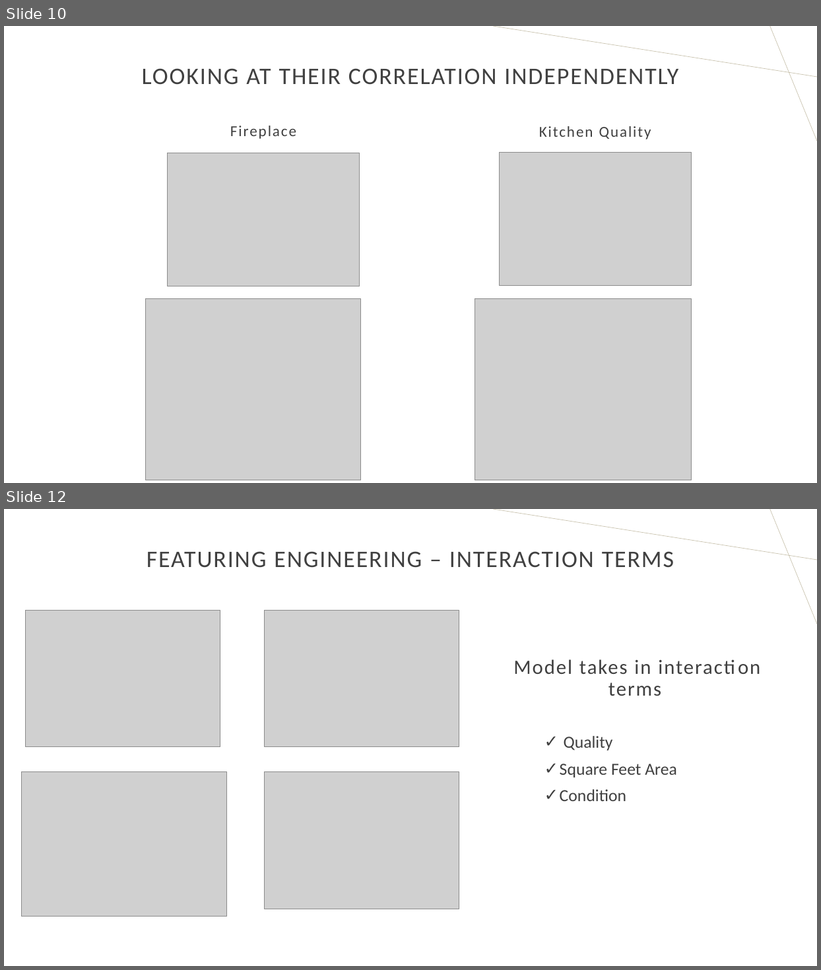
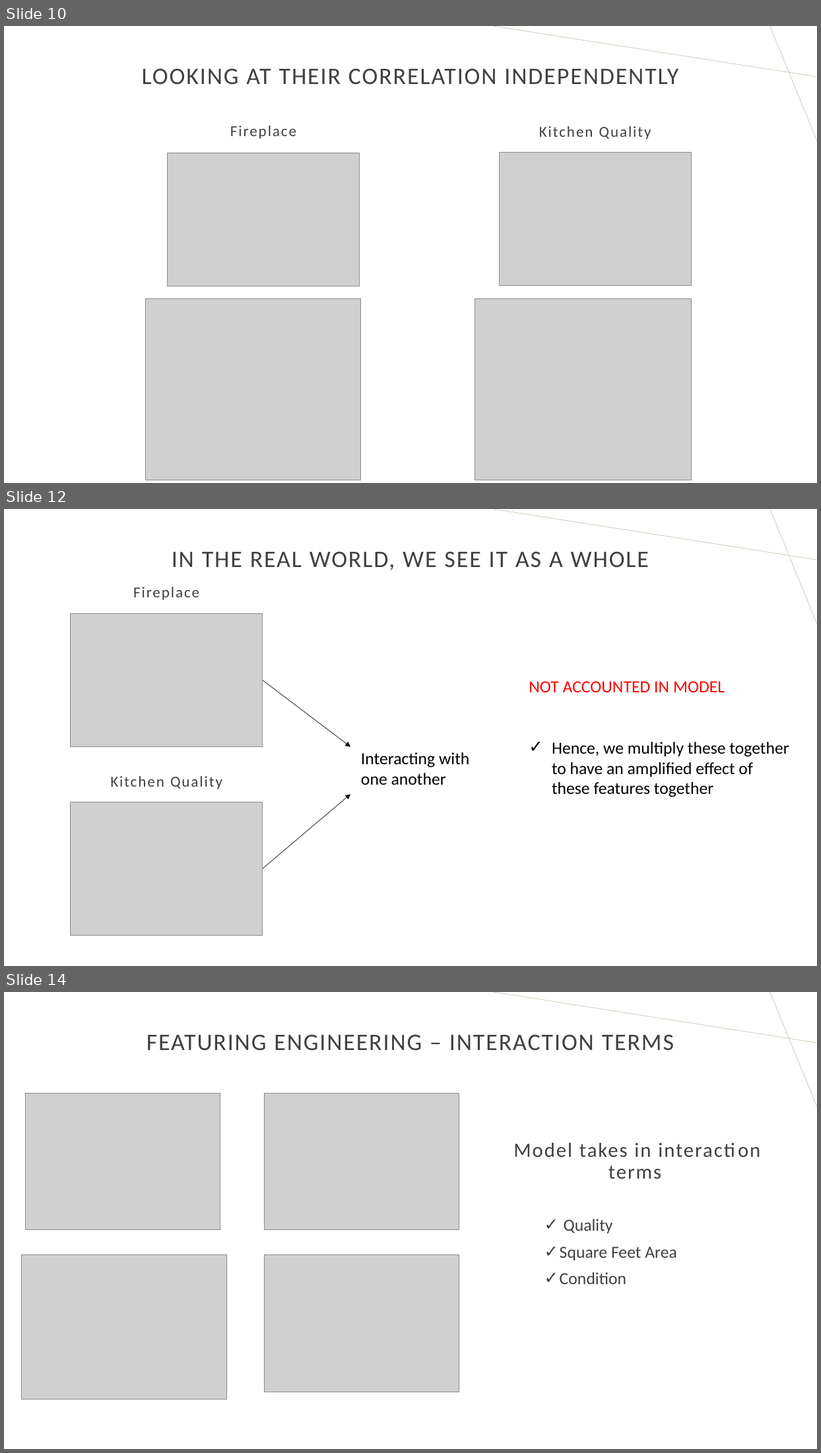
Before and after one commit to DS-GitHub2022/GA-Projects, a slide deck: Project2/Issue of under-predicting house prices.pptx. Shown one above the other, each under a label of ours: slides 10 and 12 before the commit, slides 10, 12 and 14 after it; the slides between them are not shown. The pictures are 821x970 and 821x1453 pixels, drawn with LibreOffice and Linux fonts; fonts in the diff are those of the drawing; grey boxes stand for pictures. Boxes give left, top, right and bottom in pixels: in the first picture for what was removed or moved away, otherwise in the second. Text is boxed around its words. In the diff, an @@ line names an element or a change of style, - is before the commit and + after.

```diff
--- a/Project2/Issue of under-predicting house prices.pptx
+++ b/Project2/Issue of under-predicting house prices.pptx
@@ slide 12 added at [4, 509, 817, 966], background #FFFFFF; not listed: 2 template elements that a slide beside it also shows @@
@@ title added at [172, 551, 649, 570], 28 pt, text #404040 @@
+IN THE REAL WORLD, WE SEE IT AS A WHOLE
@@ text added at [133, 587, 199, 600], 18 pt, text #404040 @@
+Fireplace
@@ picture added at [71, 614, 263, 747] @@
@@ arrow added from (263, 681) to (350, 747), #000000 0.5 pt @@
@@ text added at [529, 681, 789, 797], 20 pt, text #000000 @@
+NOT ACCOUNTED IN MODEL
+✓ Hence, we multiply these together to have an amplified effect of these features together
@@ text added at [361, 753, 469, 785], 20 pt, text #000000 @@
+Interacting with one another
@@ text added at [110, 776, 222, 789], 18 pt, text #404040 @@
+Kitchen Quality
@@ picture added at [71, 803, 263, 935] @@
@@ arrow added from (263, 869) to (350, 795), #000000 0.5 pt @@
@@ what was slide 12 is now slide 14 @@
```
Also in this commit, not shown: 9 slides changed, 1 other slide added, 5 other files.
